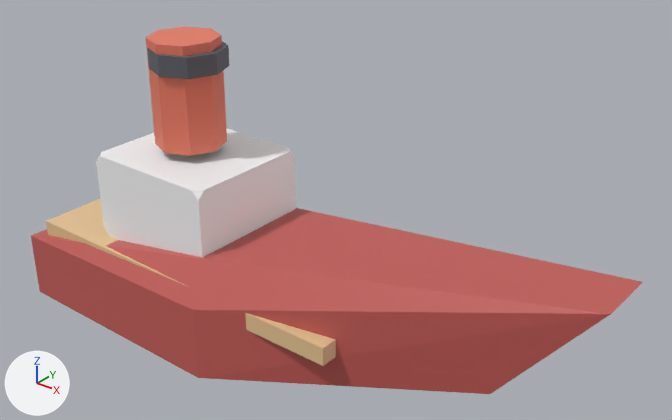
The glTF model public/studio/v2.15.0/d_boat/model.glb as it was, and as the next commit left it.
Before and after are seen from a 50 mm camera at (4.11, -4.62, 4.2) aimed at (0.28, 0.17, 1.23). The lights are fixed; the arrows at lower left show +X, +Y and +Z. The older version comes first. Where no turn or scale is listed for an object, it has been applied to the vertices.

Names of what the first picture shows: 'part0', 'part1', 'part2', 'part3', 'part4'.
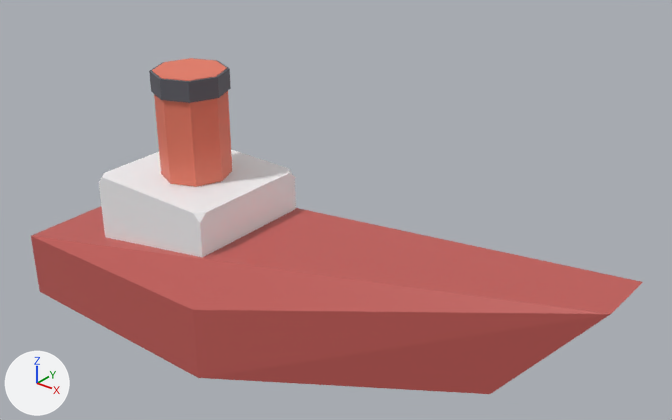
The change, as a list of edits to the scene's bpy script:
```text
Change me_geometry_1:
    used by ob_part1; location = (0.0, 0.0, 0.0)
    remove me_geometry_1.from_pydata(...)  # 8 vertices, 12 faces; spans x -2.15..0.85, y -0.68..0.68, z 0.57..0.71
    add me_geometry_1.from_pydata(...)  # 24 vertices, 44 faces; spans x -1.58..-0.43, y -0.52..0.52, z 0.53..1.23
    me_geometry_1 part 1: the whole mesh is rebuilt
Change me_geometry_2:
    used by ob_part2; location = (0.0, 0.0, 0.0)
    remove me_geometry_2.from_pydata(...)  # 24 vertices, 44 faces; spans x -1.575..-0.425, y -0.525..0.525, z 0.71..1.41
    add me_geometry_2.from_pydata(...)  # 18 vertices, 32 faces; spans x -1.28..-0.72, y -0.28..0.28, z 1.235..2.085
    me_geometry_2 part 2: the whole mesh is rebuilt
Change me_geometry_3:
    used by ob_part3; location = (0.0, 0.0, 0.0)
    remove me_geometry_3.from_pydata(...)  # 18 vertices, 32 faces; spans x -1.319..-0.759, y -0.28..0.28, z 1.481..2.331
    add me_geometry_3.from_pydata(...)  # 18 vertices, 32 faces; spans x -1.3..-0.7, y -0.3..0.3, z 1.92..2.08
    me_geometry_3 part 3: the whole mesh is scaled about its middle by (1.07, 1.07, 0.188), then moved by (0.039, 0.0, 0.094)
    me_geometry_3 part 4: 32 faces centred in x -1.292..-0.786, y -0.253..0.253, z 1.481..2.331 are repainted in the vertex colours; the middle colour goes from red #eb7c65 to dark grey #606068
Remove ob_part4:
    ob_part4 = bpy.data.objects.new('part4', me_geometry_4)
    ob_part4.location = (0.0, 0.0, 0.0)
```

Changed parts and their boxes (x1, y1, x2, y2) in the pictures (672 x 420 px; the box of a moved part takes in the faces that stretch with it):
'part2', reshaped: before (96, 129, 296, 257); after (152, 58, 232, 187)
'part1', reshaped: before (46, 199, 336, 366); after (99, 150, 296, 257)
'part3', recoloured, moved, rescaled (65% shorter): before (146, 26, 227, 156); after (149, 58, 231, 103)
'part4', deleted: before (147, 41, 229, 79)
part 3 of me_geometry_3, moved or reshaped: before (146, 26, 227, 156); after (149, 58, 231, 103)
part 4 of me_geometry_3, recoloured: before (146, 26, 227, 156); after (149, 58, 231, 103)
